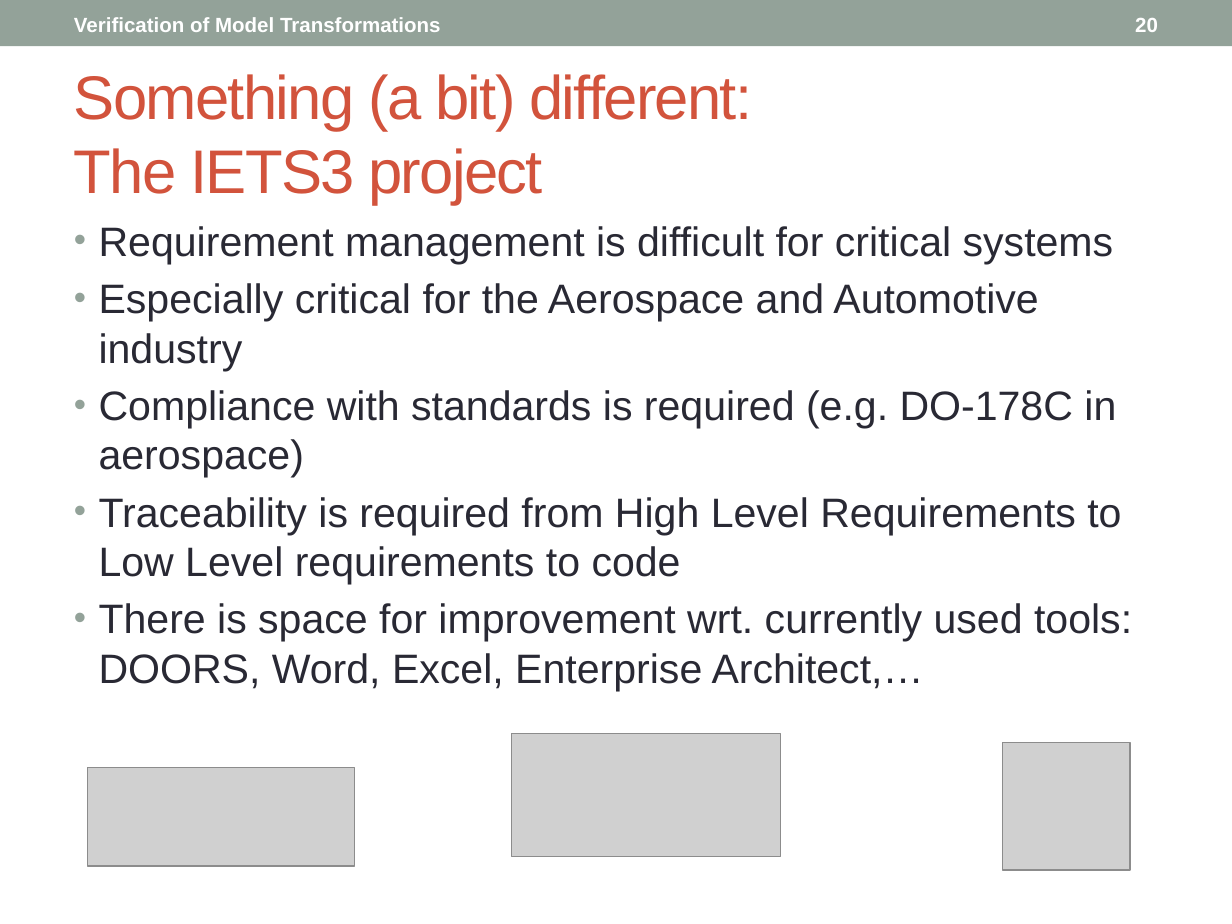
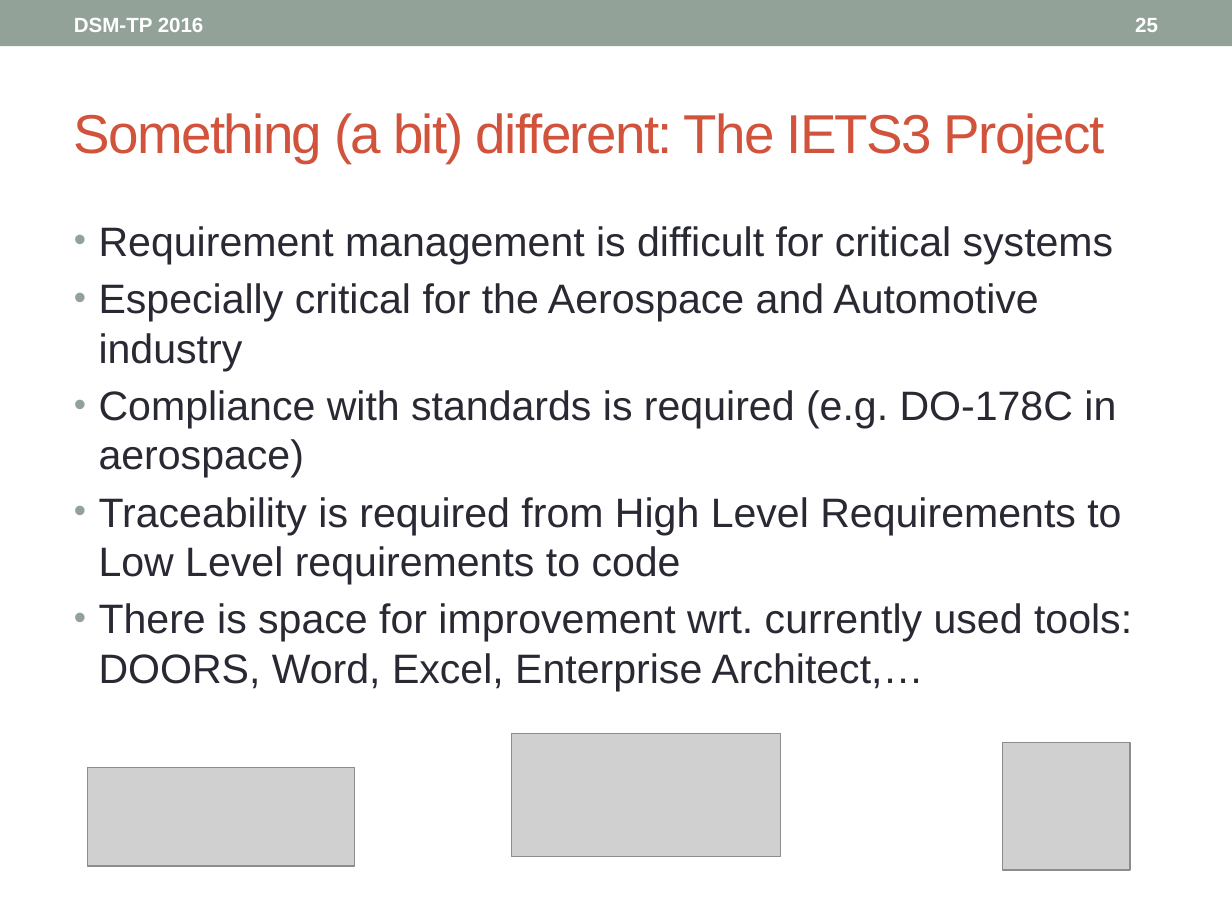
Before and after one commit to levilucio/SyVOLTDocuments, a slide deck: slide 25 of presentations/DSM-TP_2016.pptx (slide 20 before the commit). Drawn at 1232x924 pixels with LibreOffice and Linux fonts; fonts in the diff are those of the drawing; grey boxes stand for pictures. Boxes give left, top, right and bottom in pixels: in the first picture for what was removed or moved away, otherwise in the second. Text is boxed around its words. In the diff, an @@ line names an element or a change of style, - is before the commit and + after.

```diff
--- a/presentations/DSM-TP_2016.pptx
+++ b/presentations/DSM-TP_2016.pptx
@@ text at <box>74,18,204,32</box>: text changed @@
-Verification of Model Transformations
+DSM-TP 2016
@@ page number at <box>1135,18,1158,32</box>: text changed @@
-20
+25
@@ title at <box>74,113,1104,163</box>: text changed; size 36 to 32 pt @@
-Something (a bit) different:
-The IETS3 project
+Something (a bit) different: The IETS3 Project
```
Also in this commit, not shown: 25 other slides changed, 8 slides added.
